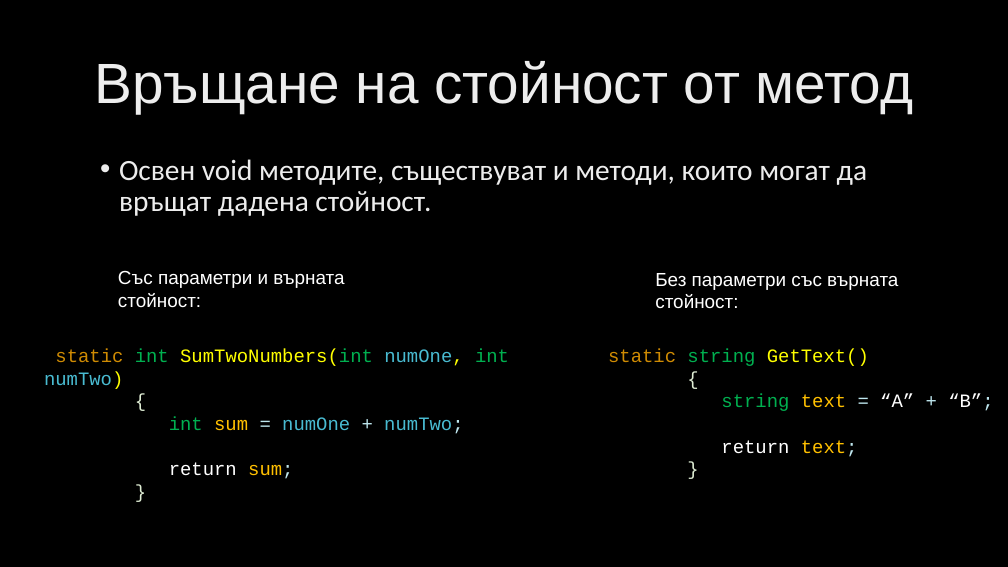
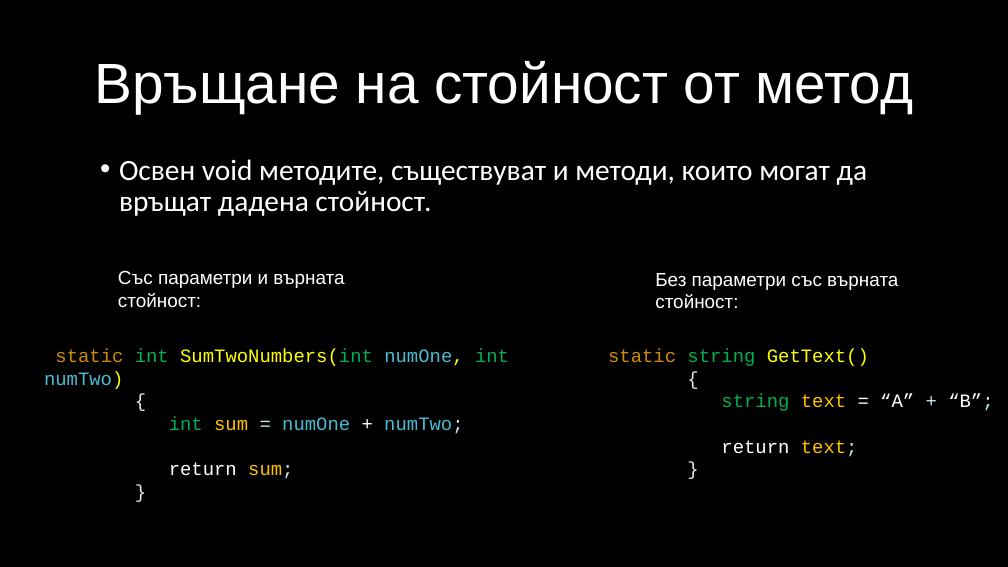
Before and after one commit to velizar92/CSharp-Programming-Presentations, a slide deck: slide 7 of C# Intermediate.pptx. Drawn at 1008x567 pixels with LibreOffice and Linux fonts; fonts in the diff are those of the drawing; background and template pictures are left out. Boxes give left, top, right and bottom in pixels: in the first picture for what was removed or moved away, otherwise in the second. Text is boxed around its words. In the diff, an @@ line names an element or a change of style, - is before the commit and + after.

Commit message:
C# Intermediate -> Array slides + slight color changes

```diff
--- a/C# Intermediate.pptx
+++ b/C# Intermediate.pptx
@@ title "Връщане на стойност от метод" at [94, 61, 913, 113]: text colour gradient #BFBFBF to #EDEDED to #FFFFFF to #FFFFFF @@
@@ text "Освен void методите, съществуват и ..." at [119, 159, 867, 216]: text colour gradient #BFBFBF to #EDEDED to #FFFFFF to #FFFFFF @@
@@ text at [169, 417, 463, 434]: text colour #BFE7EF to #FFFFFF in "+" @@
@@ text at [721, 394, 993, 411]: text colour #BFE7EF to #FFFFFF in "=" @@
```
Also in this commit, not shown: 9 other slides changed, 6 slides added.
